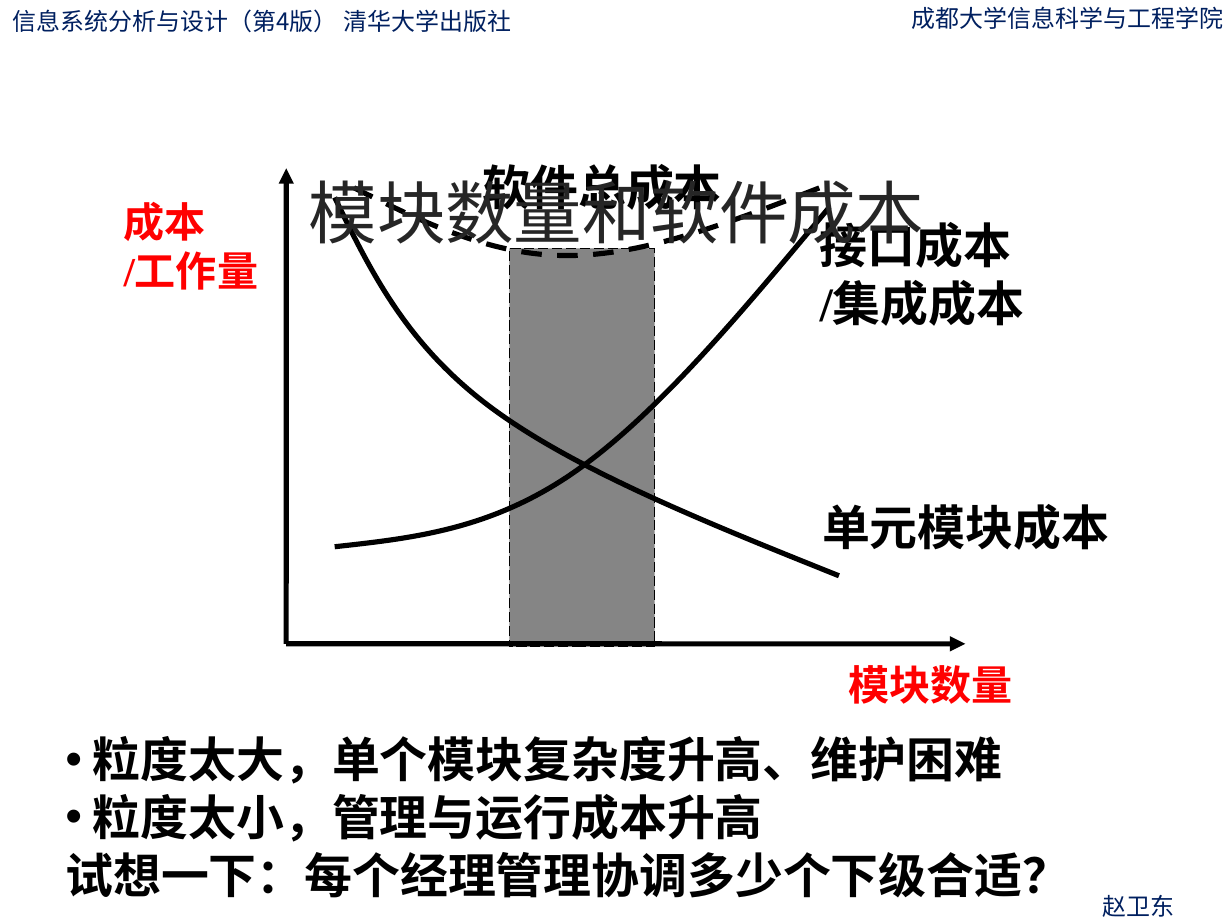
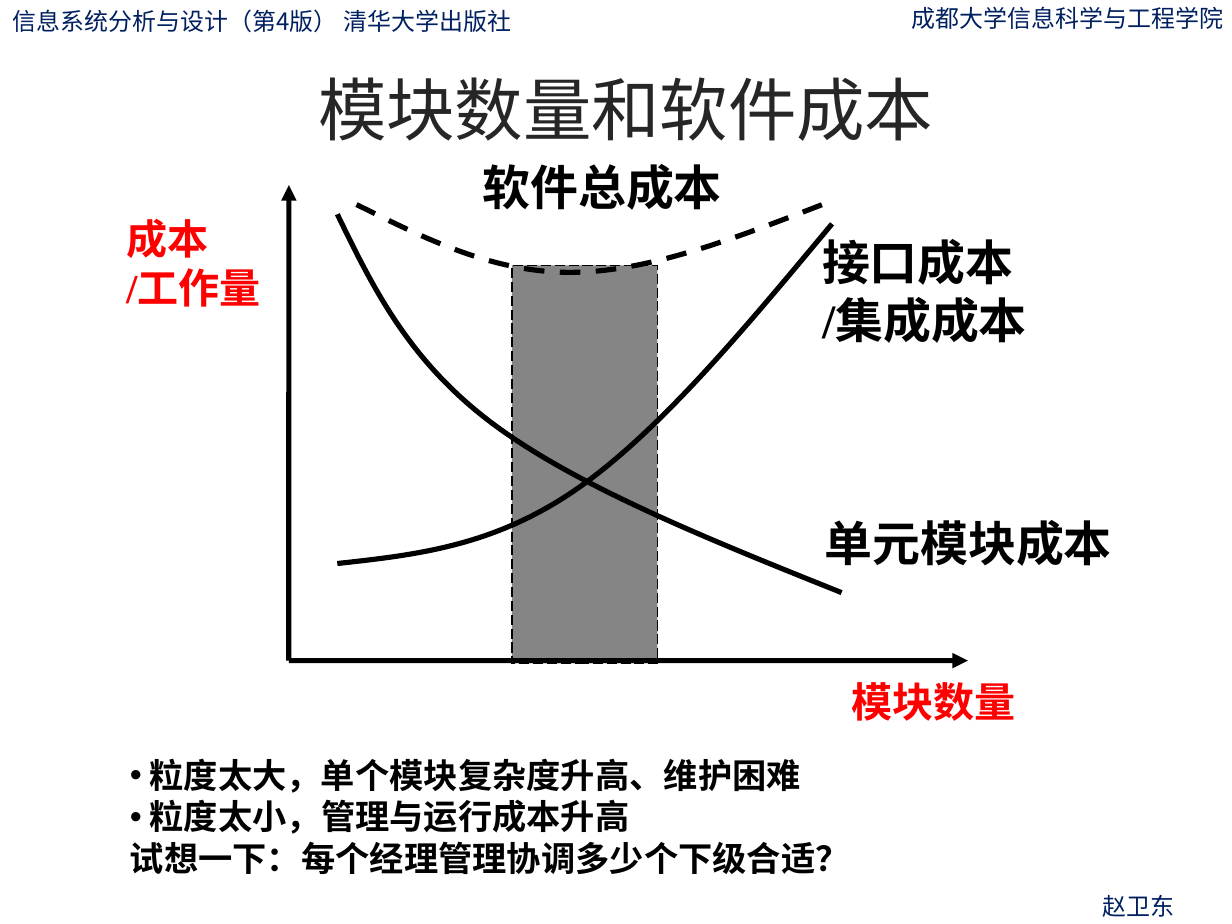
Before and after one commit to ylfagh/is_analysis-1, a slide deck: slide 52 of ppt/第10章-系统总体设计.pptx. Drawn at 1232x924 pixels with LibreOffice and Linux fonts; fonts in the diff are those of the drawing; background and template pictures are left out. Boxes give left, top, right and bottom in pixels: in the first picture for what was removed or moved away, otherwise in the second. Text is boxed around its words. In the diff, an @@ line names an element or a change of style, - is before the commit and + after.

Commit message:
version2

```diff
--- a/ppt/第10章-系统总体设计.pptx
+++ b/ppt/第10章-系统总体设计.pptx
@@ title "模块数量和软件成本" rewrapped from (309,168,924,255) to (318,77,933,141) @@
@@ freeform shape: place and size @@
-freeform shape at (354,187,819,255)
+freeform shape at (356,205,822,272)
@@ 2 texts, 2 freeform shapes: place and size @@
-2 texts, 2 freeform shapes at (124,197,1109,575)
+2 texts, 2 freeform shapes at (126,214,1112,593)
@@ text "接口成本": place and size @@
-text "接口成本" at (820,214,1025,326)
+text "接口成本" at (822,231,1027,343)
@@ 2 arrows, 1 text, 1 rectangle: place and size @@
-2 arrows, 1 text, 1 rectangle at (286,169,1013,704)
+2 arrows, 1 text, 1 rectangle at (288,185,1015,721)
@@ text "粒度太大，单个模块复杂度升高、维护困难": place and size @@
-text "粒度太大，单个模块复杂度升高、维护困难" at (65,736,1070,898)
+text "粒度太大，单个模块复杂度升高、维护困难" at (130,758,850,874)
@@ text "粒度太大，单个模块复杂度升高、维护困难" at (130,758,850,874): size 28 to 20 pt @@
```
Also in this commit, not shown: 188 other slides changed, 1 slide added.
